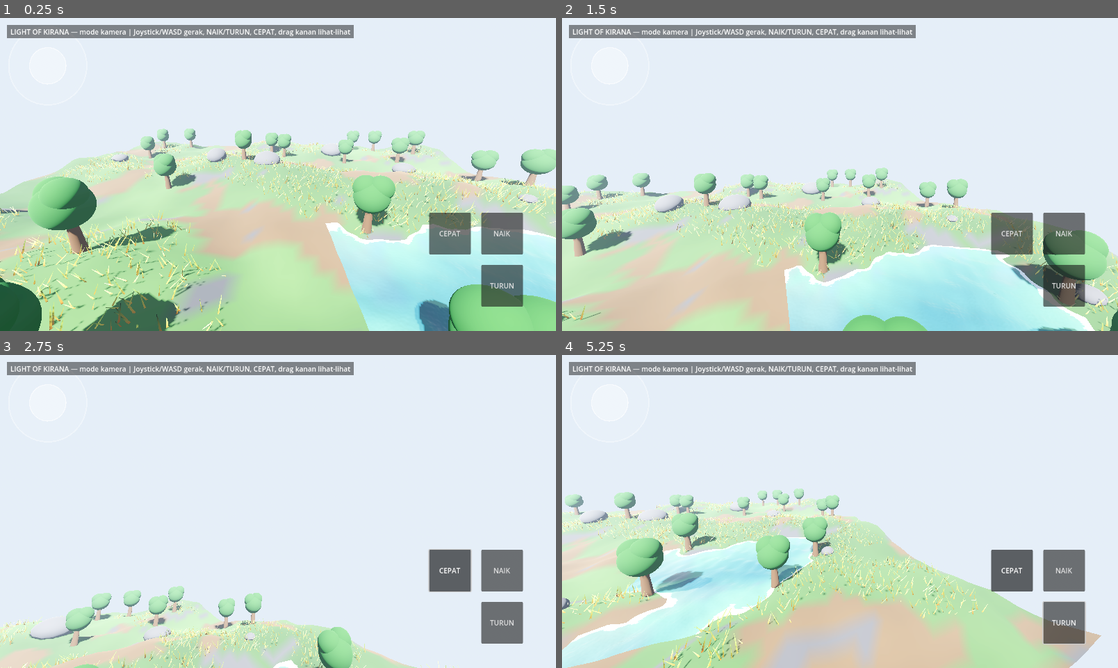
Above: before the commit, frames 1-4 (two rows, left to right).
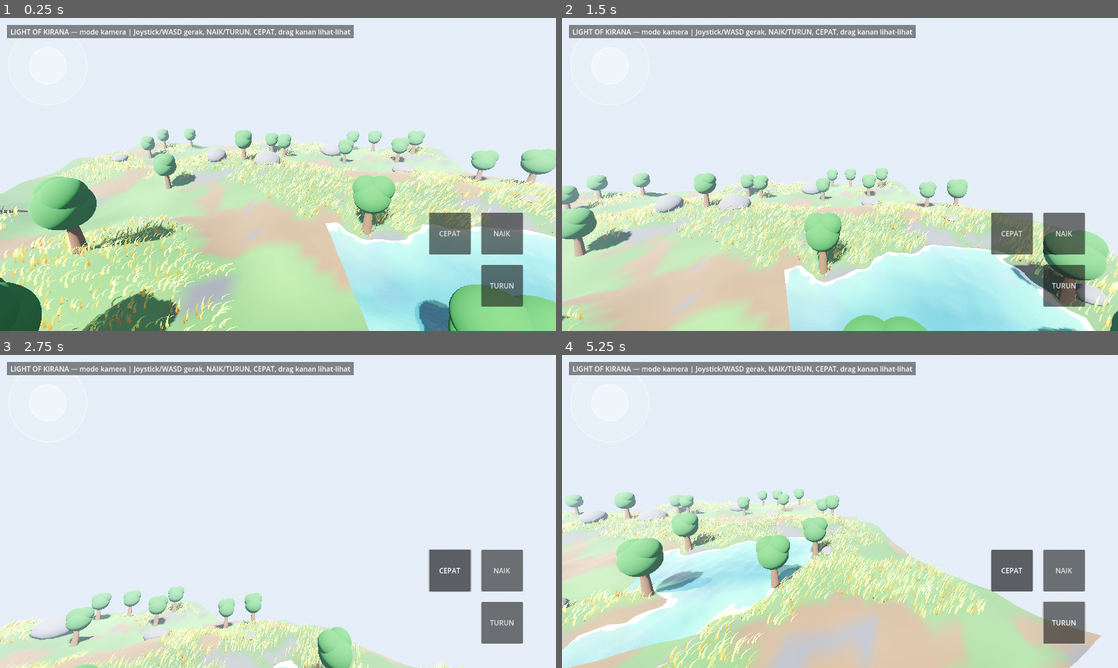
Above: after the commit, the same moments.

Repository: bagus123triga/light-of-kirana
Game: Godot game, scene res://scenes/main.tscn
Two runs of this game, one before a commit and one after it. Both use one fixed random seed, a clock stepped at 60 frames per second and the inputs below.
Inputs (mouse positions are in pixels of both pictures, inside the frame that each line leads up to):
- Up to frame 1 (0.25 s): no input
- Up to frame 2 (1.5 s): drag from (612, 64) to (895, 105) at 0.52 s; drag from (728, 190) to (812, 237) at 1.27 s
- Up to frame 3 (2.75 s): click "CEPAT" at 2 s
- Up to frame 4 (5.25 s): click "NAIK" at 2.75 s; click "TURUN" at 3.5 s; move the mouse to (895, 442) at 4.27 s; hold D 4.28-5 s; hold Shift 4.28-5 s; drag from (812, 574) to (673, 464) at 5.02 s

The runs differ from the first frame. In frame 1, 8.1% of the frame differs, in the area x 0-100%, y 38-100%; in frame 2, 4.7%; in frame 3, 2.2%; in frame 4, 5.3%.

Commit message:
Fix rumput: angin serentak world-space, bilah melengkung 3 segmen, 12000 helai

Diff:
--- a/scripts/world.gd
+++ b/scripts/world.gd
@@ -13,7 +13,7 @@
 const LAKE_CENTER := Vector2(14.0, 12.0)
 const LAKE_RADIUS := 9.0
 const WATER_LEVEL := -0.25
-const GRASS_COUNT := 5000
+const GRASS_COUNT := 12000
 const TREE_COUNT := 24
 const BOULDER_COUNT := 14
 
@@ -217,28 +217,37 @@
 # --- Rumput (hanya di tanah berumput, bukan tanah gundul / batu) ---
 
 func _blade_mesh() -> ArrayMesh:
-	# 2 quad menyilang (bukan segitiga!) — shader gameidea mengharapkan
-	# quad penuh: UV.x 0..1 selebar bilah, UV.y = 0 di ujung, 1 di pangkal,
-	# biar discard-nya membentuk bilah yang meruncing.
-	# UKURAN IKUT ARTIKEL: bilah TIPIS (lebar 0.07, tinggi 0.6) — versi
-	# lamaku 0.44 x 0.7 hampir persegi, jadi kelihatan daun berserakan
-	# yang rebah, bukan rumput.
+	# 2 quad menyilang — shader gameidea mengharapkan quad penuh: UV.x
+	# 0..1 selebar bilah, UV.y = 0 di ujung, 1 di pangkal, biar discard-nya
+	# membentuk bilah yang meruncing. UKURAN IKUT ARTIKEL: bilah TIPIS
+	# (lebar 0.09, tinggi 0.6).
+	# 3 SEGMEN TINGGI (4 baris verteks): biar bilah bisa MELENGKUNG,
+	# bukan kaku miring seperti tongkat — lengkung shader
+	# (pow(1-UV.y, 2)) baru kelihatan kalau ada verteks di tengah.
 	var verts := PackedVector3Array()
 	var uvs := PackedVector2Array()
 	var indices := PackedInt32Array()
+	var half_w := 0.045
+	var rows := [0.0, 0.2, 0.4, 0.6]
+	var row_uv := [1.0, 0.667, 0.333, 0.0]
 	var quads := [
-		[Vector3(-0.035, 0.0, 0.0), Vector3(0.035, 0.0, 0.0)],
-		[Vector3(0.0, 0.0, -0.035), Vector3(0.0, 0.0, 0.035)],
+		[Vector3(-half_w, 0.0, 0.0), Vector3(half_w, 0.0, 0.0)],
+		[Vector3(0.0, 0.0, -half_w), Vector3(0.0, 0.0, half_w)],
 	]
 	var base := 0
 	for q in quads:
 		var bl: Vector3 = q[0]
 		var br: Vector3 = q[1]
-		# Kiri-bawah, kanan-bawah, kanan-atas (ujung), kiri-atas (ujung).
-		verts.append_array([bl, br, br + Vector3(0.0, 0.6, 0.0), bl + Vector3(0.0, 0.6, 0.0)])
-		uvs.append_array([Vector2(0.0, 1.0), Vector2(1.0, 1.0), Vector2(1.0, 0.0), Vector2(0.0, 0.0)])
-		indices.append_array([base + 0, base + 1, base + 2, base + 0, base + 2, base + 3])
-		base += 4
+		var up := Vector3(0.0, 1.0, 0.0)
+		for r in rows.size():
+			verts.append(bl + up * rows[r])
+			verts.append(br + up * rows[r])
+			uvs.append(Vector2(0.0, row_uv[r]))
+			uvs.append(Vector2(1.0, row_uv[r]))
+		for r in rows.size() - 1:
+			var b0 := base + r * 2
+			indices.append_array([b0, b0 + 1, b0 + 3, b0, b0 + 3, b0 + 2])
+		base += rows.size() * 2
 	var arrays := []
 	arrays.resize(Mesh.ARRAY_MAX)
 	arrays[Mesh.ARRAY_VERTEX] = verts
@@ -301,6 +310,9 @@
 	mmi.name = "Grass"
 	mmi.multimesh = multimesh
 	mmi.material_override = grass_material
+	# Rumput tidak melempar bayangan — bayangan tongkat yang panjang
+	# bikin helai kelihatan makin kaku, dan hemat GPU.
+	mmi.cast_shadow = GeometryInstance3D.SHADOW_CASTING_SETTING_OFF
 	add_child(mmi)
 
 
--- a/shaders/grass_wind.gdshader
+++ b/shaders/grass_wind.gdshader
@@ -52,22 +52,23 @@
 	v_wind_intensity = gust_mask;
 
 	vec3 vertex_pos = VERTEX;
-	vec3 object_right_vector = vec3(1.0, 0.0, 0.0);
-	vec3 object_forward_vector = vec3(0.0, 0.0, 1.0);
 	float height_factor = 1.0 - UV.y;
 	float bend_strength = pow(height_factor, 2.0);
 
-	// Static blade bend
-	vertex_pos += object_forward_vector * blade_bend * bend_strength;
-
-	// wind mostly along local right axis
-	vec3 total_offset = object_right_vector * (idle_sway + gust_push) * bend_strength;
+	// Arah angin & lengkung dihitung di WORLD space biar semua helai
+	// condong ke arah yang SAMA (serentak). Versi artikel menghitungnya
+	// di local space (object_right/object_forward) — tiap instance
+	// diputar acak sumbu Y, jadi tiap helai condong ke arah beda.
+	// Trik yang sama dengan interaksi pemain di artikel: offset world
+	// diubah ke local lewat inverse(MODEL_MATRIX).
+	vec2 wind_dir = normalize(wind_direction);
+	vec3 world_offset = vec3(wind_dir.x, 0.0, wind_dir.y) * (idle_sway + gust_push + blade_bend) * bend_strength;
 
 	// preserve volume / prevent stretching
-	float dist_moved = length(total_offset.xz);
+	float dist_moved = length(world_offset.xz);
 	float y_drop = dist_moved * 0.2 * bend_strength;
 
-	VERTEX = vertex_pos + total_offset;
+	VERTEX = vertex_pos + mat3(inverse(MODEL_MATRIX)) * world_offset;
 	VERTEX.y -= y_drop;
 
 	// interaction
Not shown, changed: Agent.md
